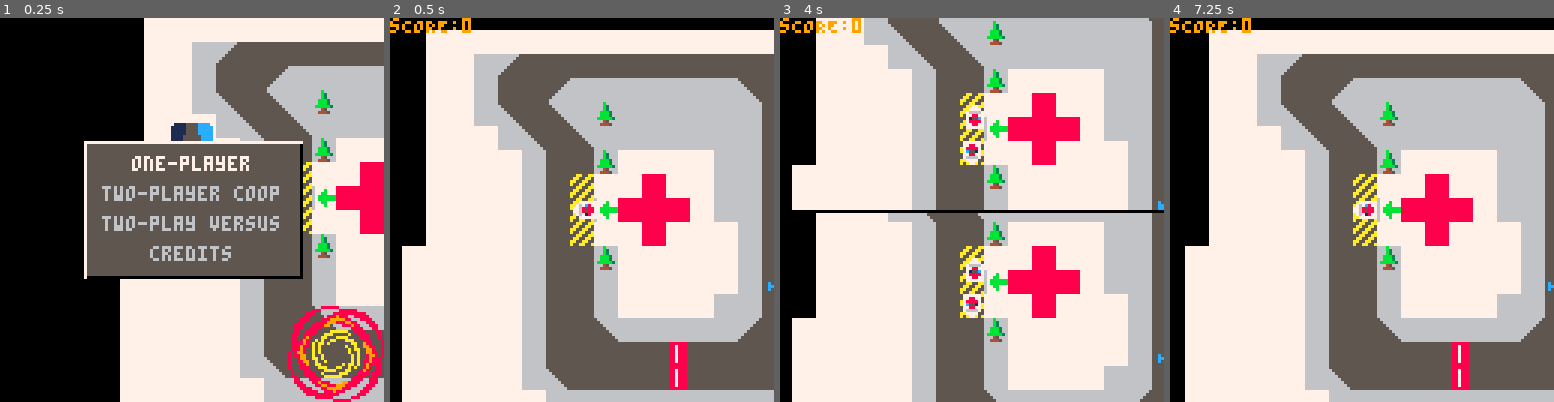
Above: before the commit, frames 1-4 (left to right).
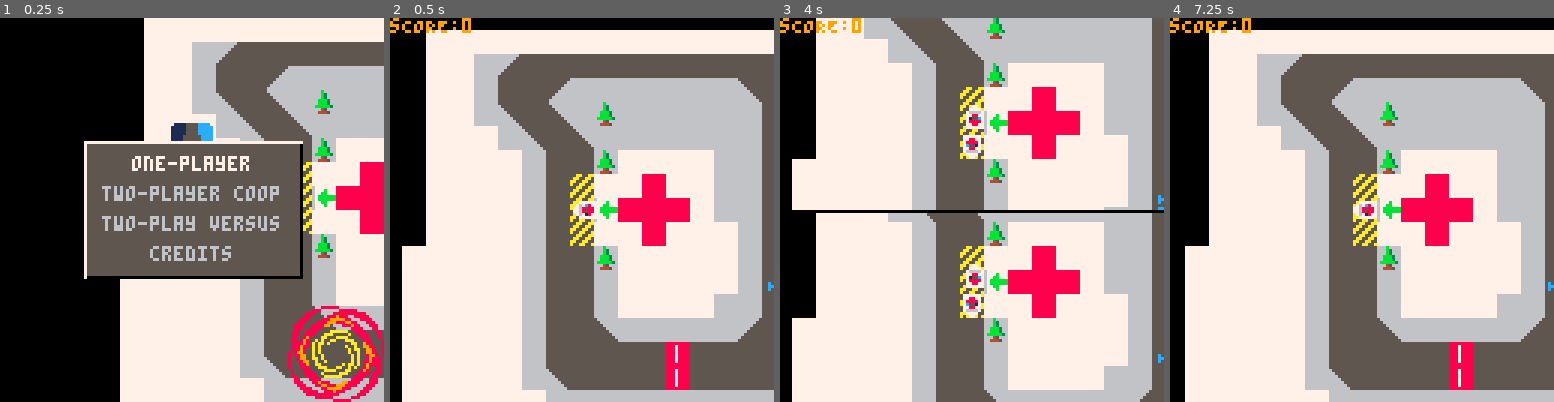
Above: after the commit, the same moments.

Repository: GraulierBrice/ludum-dare-46
Game: PICO-8 cartridge keep-it-alive.p8
Same seed, same stepped clock (60 frames per second), same inputs: the game is played once before the commit and once after it.
Inputs:
- Up to frame 1 (0.25 s): no input
- Up to frame 2 (0.5 s): tap X (X key) at 0.33 s
- Up to frame 3 (4 s): tap O (Z key) at 0.7, 1.7, 2.1, 2.5, 2.9, 3.3, 3.7 s; tap X (X key) at 1.07, 1.85, 2.97 s; hold Right 1.6-2.1 s; hold Up 2.15-2.42 s; hold Right 2.47-3.03 s; hold Left 3.08-3.58 s; hold Down 3.63-3.97 s
- Up to frame 4 (7.25 s): hold Right 4.02-4.68 s; tap X (X key) at 4.08, 5.2, 6.32 s; tap O (Z key) every 0.4 s from 4.1 to 6.9 s; hold Up 4.73-5.03 s; hold Left 5.08-5.68 s; hold Down 5.73-6.03 s; hold Right 6.08-6.58 s; hold Right 6.63-7.13 s; hold Up from 7.18 s (still down)

Frame 1 is identical in both runs. In frame 2, 0.2% of the frame differs, in the area x 71-79%, y 84-97%; in frame 3, 3.8%, in the area x 3-100%, y 0-71%; in frame 4, 0.2%.

Commit message:
RoadBumpers (falg 2) and score with colours

Diff:
--- a/keep-it-alive.p8
+++ b/keep-it-alive.p8
@@ -25,7 +25,7 @@
         friction=1.5,
         bounce=0.5,
         grip=0.33,
-        accel=100,
+        accel=150,
         max_vel_action=20
 	}
 
@@ -211,10 +211,10 @@
 	if (has(cars, other)) then
 		if (other.load and vec_len(rel_vel) < phy.max_vel_action) then
 			del(patients, other.load)
+			if (other.score) other.score+=colour_to_score(other.load.col) else cars[1].score+=colour_to_score(other.load.col)
 			dropzone.col = other.load.col
 			other.load = nil
 			dropzone.patient = 0
-			if (other.score) other.score+=1 else cars[1].score+=1
 		end
 	end
 end
@@ -469,12 +469,20 @@
 		data = rb_col_response(rb, col, data)
 	end
 
+	if (fget(mget(p.x,p.y), 2)) then
+		if (vec_len(data.new_vel)>30) then
+			if (rb.rot>0.5) new_rot -= 0.001*vec_len(data.new_vel) else new_rot += 0.001*vec_len(data.new_vel)
+			if(rb.load) rb.load.hp -= rb.load.dmg_drift/3
+		end
+	end
+
 
 	rb.acc = vector(0,0)
 	rb.vel = data.new_vel
 	rb.pos = data.new_pos
 	rb.mom = new_mom
 	rb.rot = new_rot % 1
+
 end
 
 function collider(x, y, r, w, h, trg, on_hit, ign)
@@ -712,6 +720,16 @@
 		if (val==object) return true
 	end
 	return false
+end
+
+function colour_to_score(c)
+	return  (c == 10) and 2
+	or ((c == 14) and 3
+	or ((c == 11) and 5
+	or ((c == 8) and 4
+	or ((c == 1) and 3
+	or ((c == 4) and 6
+	or 1)))))
 end
 
 __gfx__
@@ -731,14 +749,14 @@
 88888888677bb777777777775aa55aa5722225555551111700000000000000000000000000000000000000000000000000000000000000000000000000000000
 888888886777b77777777777aa55aa55722225555551111700000000000000000000000000000000000000000000000000000000000000000000000000000000
 888888886777777777777777a55aa55a755555555555555700000000000000000000000000000000000000000000000000000000000000000000000000000000
-666b666600000c0c58888885bbbbbbbb55ddddd50000000000000000000000000000000000000000000000000000000000000000000000000000000000000000
-666b366600000ccc58878885bbbbbbb35ddddddd0000000000000000000000000000000000000000000000000000000000000000000000000000000000000000
-666b3666a88a0c0c58878885bb3bbb3b0ddddddd0000000000000000000000000000000000000000000000000000000000000000000000000000000000000000
-66bbb3668668000058878885b3bbbbbb0ddd0ddd0000000000000000000000000000000000000000000000000000000000000000000000000000000000000000
-66bbb3668888000058878885bbbbbbbb0ddddddd0000000000000000000000000000000000000000000000000000000000000000000000000000000000000000
-6bbbbb3688880ccc58878885bbbb3bbb0ddddddd0000000000000000000000000000000000000000000000000000000000000000000000000000000000000000
-66645666888800c058878885bbb3bbbb00ddddd50000000000000000000000000000000000000000000000000000000000000000000000000000000000000000
-6644456688880ccc58888885bbbbbbbb500000550000000000000000000000000000000000000000000000000000000000000000000000000000000000000000
+666b666600000c0c88888888bbbbbbbb55ddddd50000000000000000000000000000000000000000000000000000000000000000000000000000000000000000
+666b366600000ccc88878888bbbbbbb35ddddddd0000000000000000000000000000000000000000000000000000000000000000000000000000000000000000
+666b3666a88a0c0c88878888bb3bbb3b0ddddddd0000000000000000000000000000000000000000000000000000000000000000000000000000000000000000
+66bbb3668668000088878888b3bbbbbb0ddd0ddd0000000000000000000000000000000000000000000000000000000000000000000000000000000000000000
+66bbb3668888000088878888bbbbbbbb0ddddddd0000000000000000000000000000000000000000000000000000000000000000000000000000000000000000
+6bbbbb3688880ccc88878888bbbb3bbb0ddddddd0000000000000000000000000000000000000000000000000000000000000000000000000000000000000000
+66645666888800c088878888bbb3bbbb00ddddd50000000000000000000000000000000000000000000000000000000000000000000000000000000000000000
+6644456688880ccc88888888bbbbbbbb500000550000000000000000000000000000000000000000000000000000000000000000000000000000000000000000
 66666666555555555666666655555555555555556666666500000000000000000000000000000000000000000000000000000000000000000000000000000000
 66666666555555555566666665555555555555566666665500000000000000000000000000000000000000000000000000000000000000000000000000000000
 66666666555555555556666666555555555555666666655500000000000000000000000000000000000000000000000000000000000000000000000000000000
@@ -788,7 +806,7 @@
 44444444444444444444444444444444444444444444444444444444444444444444444444444444444444444444444444444444444444444444444444444444
 44444444444444444444444444444444444444444444444444444444444444444444444444444444444444444444444444444444444444444444444444444444
 __gff__
-0102020000000000000000000000000001090100000000000000000000000000010104040000000000000000000000000400000000000000000000000000000000000000000000000000000000000000000000000000000000000000000000000000000000000000000000000000000000000000000000000000000000000000
+0102020000000000000000000000000001090100000000000000000000000000010104000000000000000000000000000000000000000000000000000000000000000000000000000000000000000000000000000000000000000000000000000000000000000000000000000000000000000000000000000000000000000000
 0000000000000000000000000000000000000000000000000000000000000000000000000000000000000000000000000000000000000000000000000000000000000000000000000000000000000000000000000000000000000000000000000000000000000000000000000000000000000000000000000000000000000000
 __map__
 0b0b0b0b0b0b1212121212121212121212121212121212121212121212121212121212121212121207070707070707070700000000000000000000000000000000000000000000000000000000000000000000000000000000000000000000000000000000000000000000000000000000000000000000000000000000000000
